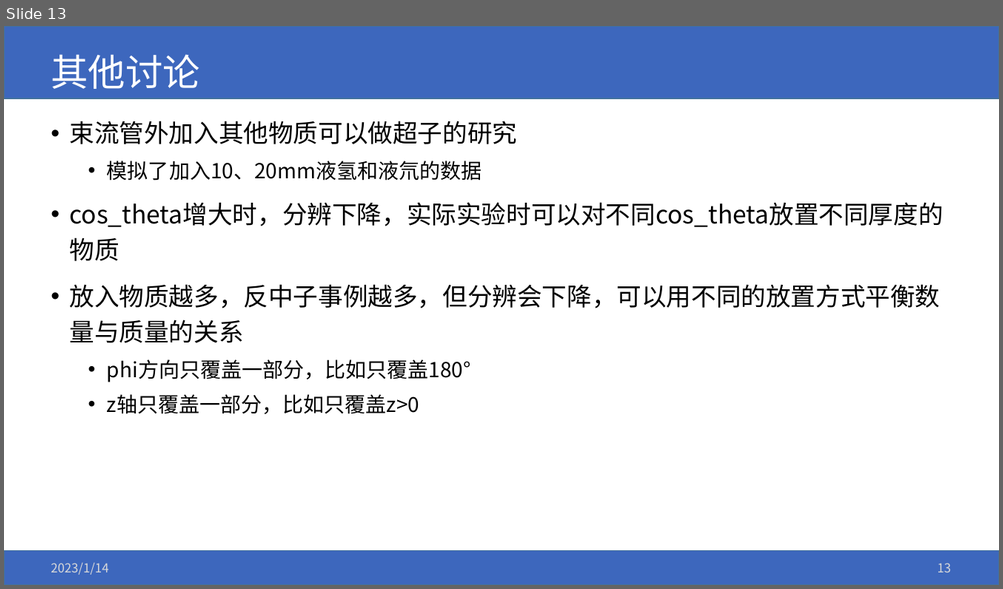
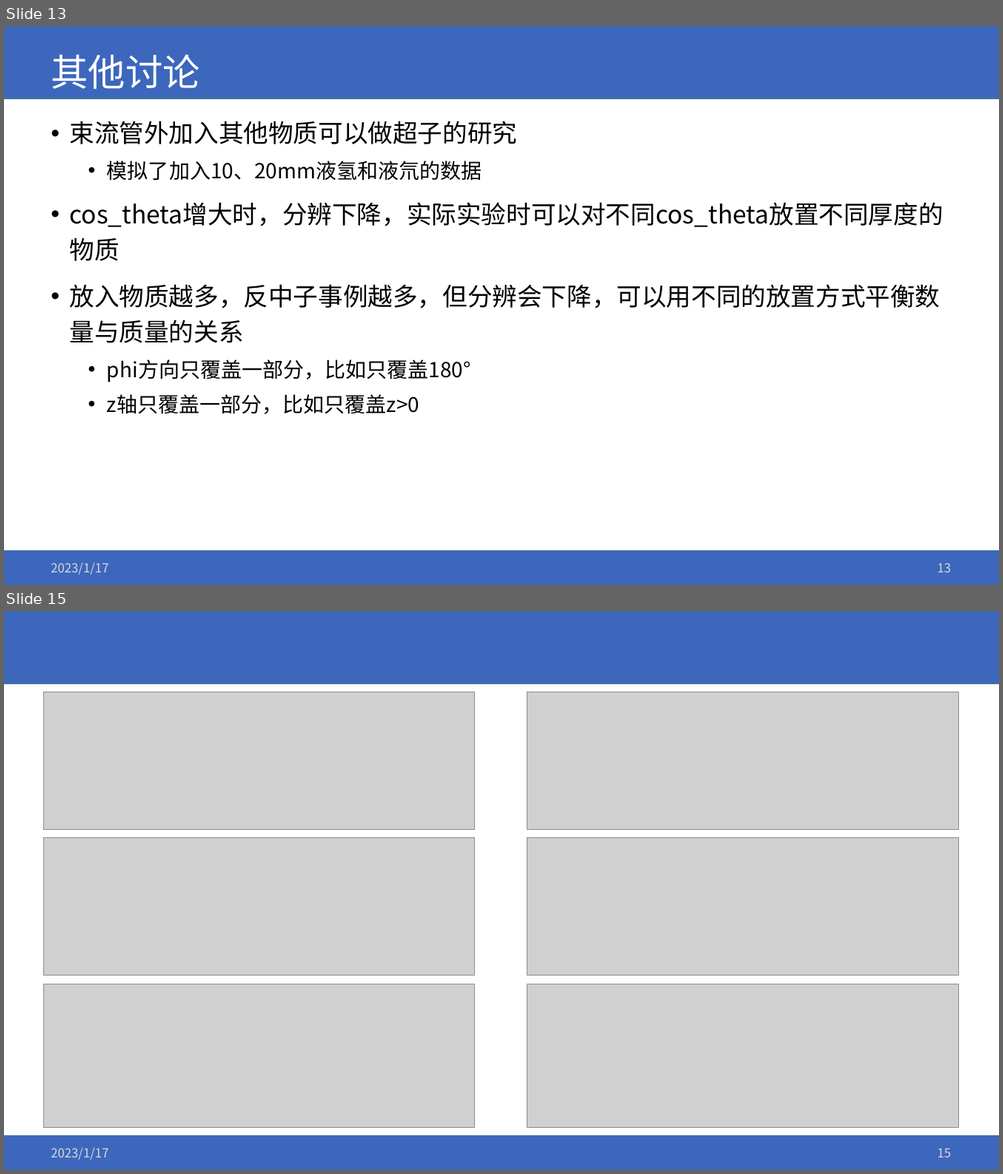
Before and after one commit to yuansicheng/bes3_add_layer, a slide deck: bes3_n0_source.pptx. Shown one above the other, each under a label of ours: slide 13 before the commit, slides 13 and 15 after it; the slides between them are not shown. The pictures are 1003x589 and 1003x1174 pixels, drawn with LibreOffice and Linux fonts; fonts in the diff are those of the drawing; grey boxes stand for pictures; background and template pictures are left out. Boxes give left, top, right and bottom in pixels: in the first picture for what was removed or moved away, otherwise in the second. Text is boxed around its words. In the diff, an @@ line names an element or a change of style, - is before the commit and + after.

```diff
--- a/bes3_n0_source.pptx
+++ b/bes3_n0_source.pptx
@@ slide 15 added at (4,611,999,1170), background #FFFFFF; not listed: 2 template elements that a slide beside it also shows @@
@@ picture added at (43,692,475,829) @@
@@ picture added at (527,692,959,829) @@
@@ picture added at (43,838,475,976) @@
@@ picture added at (527,838,959,976) @@
@@ picture added at (43,984,475,1128) @@
@@ picture added at (527,984,959,1128) @@
@@ text added at (51,1148,108,1160), 12 pt, text #D9D9D9 @@
+2023/1/17
@@ page number added at (937,1148,951,1158), 12 pt, text #D9D9D9 @@
+15
@@ slide 13 changed as well @@
@@ text at (51,563,108,575): text changed @@
-2023/1/14
+2023/1/17
```
Also in this commit, not shown: 11 other slides changed, 5 other slides added, 37 other files.
